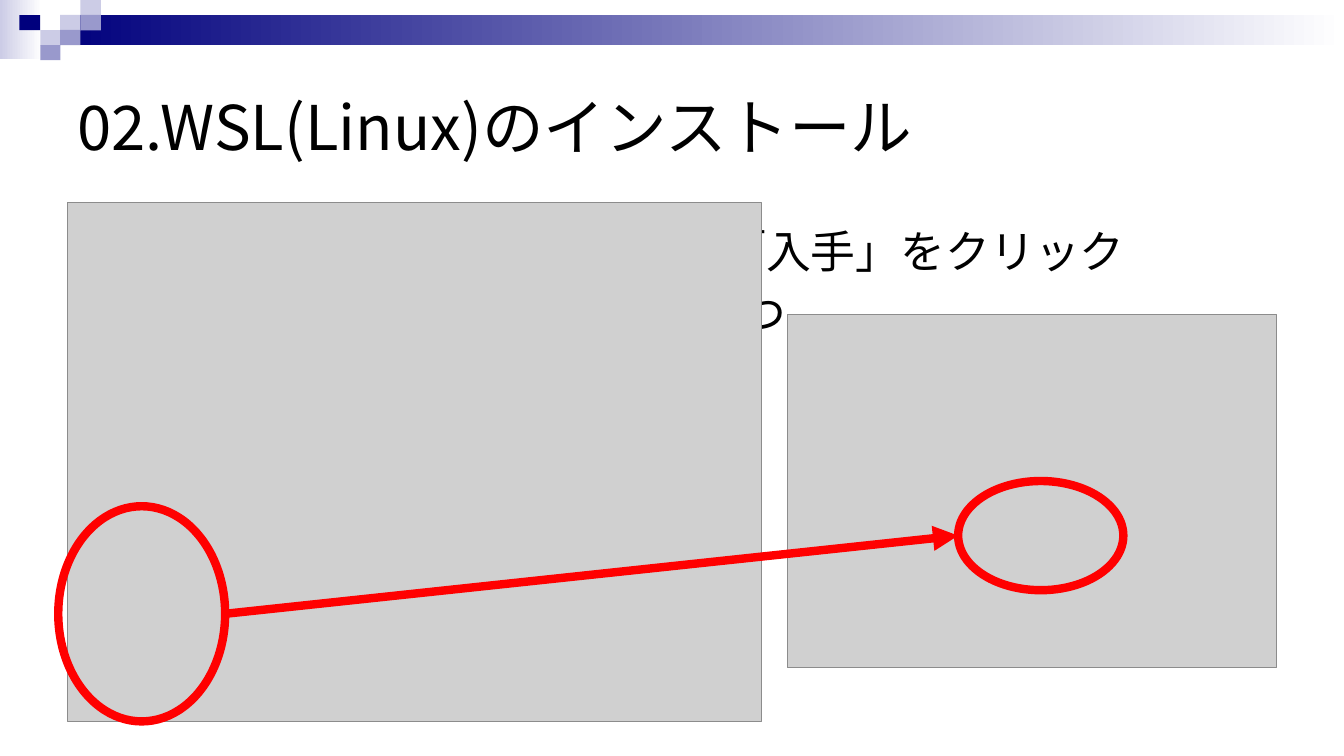
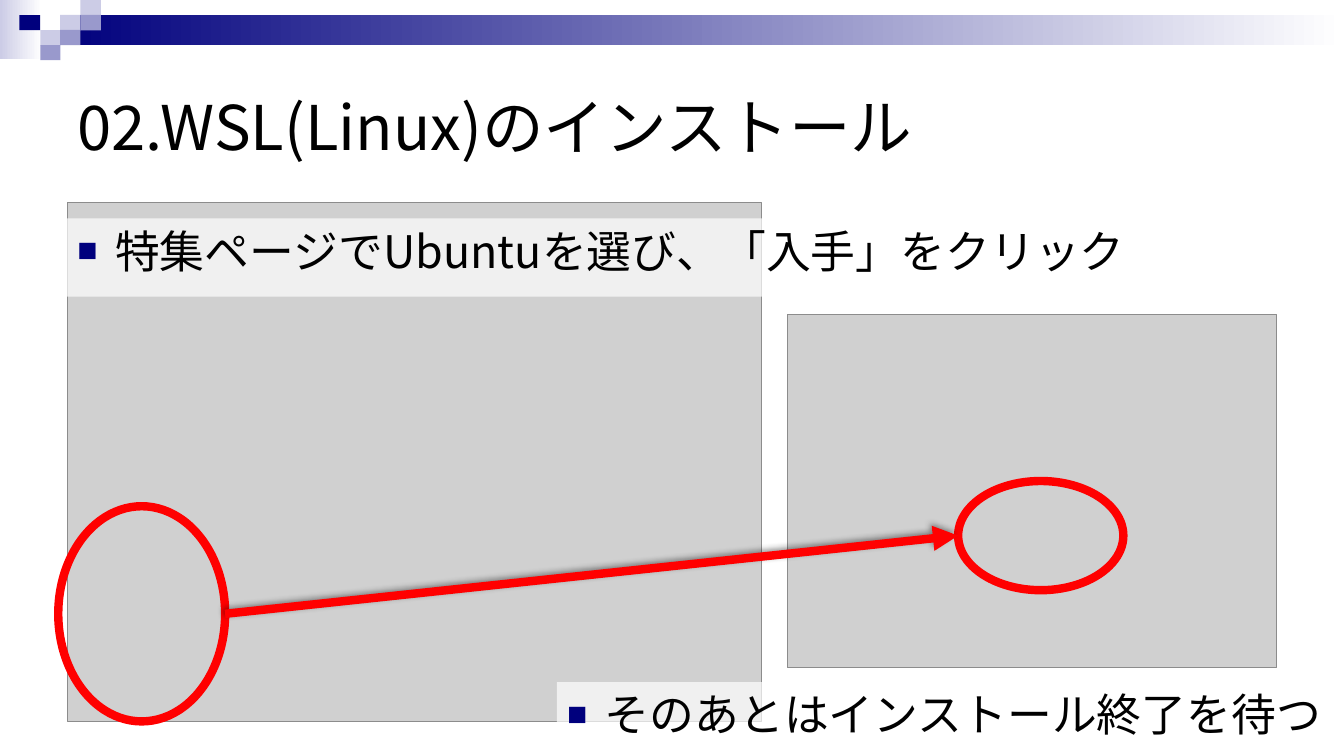
Before and after one commit to rensuke/SIMUonWSL, a slide deck: slide 7 of SIMU_ON_WSL.pptx. Drawn at 1344x756 pixels with LibreOffice and Linux fonts; fonts in the diff are those of the drawing; grey boxes stand for pictures. Boxes give left, top, right and bottom in pixels: in the first picture for what was removed or moved away, otherwise in the second. Text is boxed around its words. In the diff, an @@ line names an element or a change of style, - is before the commit and + after.

```diff
--- a/SIMU_ON_WSL.pptx
+++ b/SIMU_ON_WSL.pptx
@@ text "特集ページでUbuntuを選び、「入手」をクリック": place and size @@
-text "特集ページでUbuntuを選び、「入手」をクリック" at [115,222,1125,342]
+text "特集ページでUbuntuを選び、「入手」をクリック" at [68,219,1277,297]
@@ text "特集ページでUbuntuを選び、「入手」をクリック" at [68,219,1277,297]: fill none to #FFFFFF at 70% opacity @@
@@ text at [115,285,786,342]: paragraph removed @@
-■ あとは、インストール終了を待つ
@@ text added at [605,693,1321,735], 32 pt, text #000000 @@
+■ そのあとはインストール終了を待つ
```
Also in this commit, not shown: 2 other slides changed, 1 other file.
